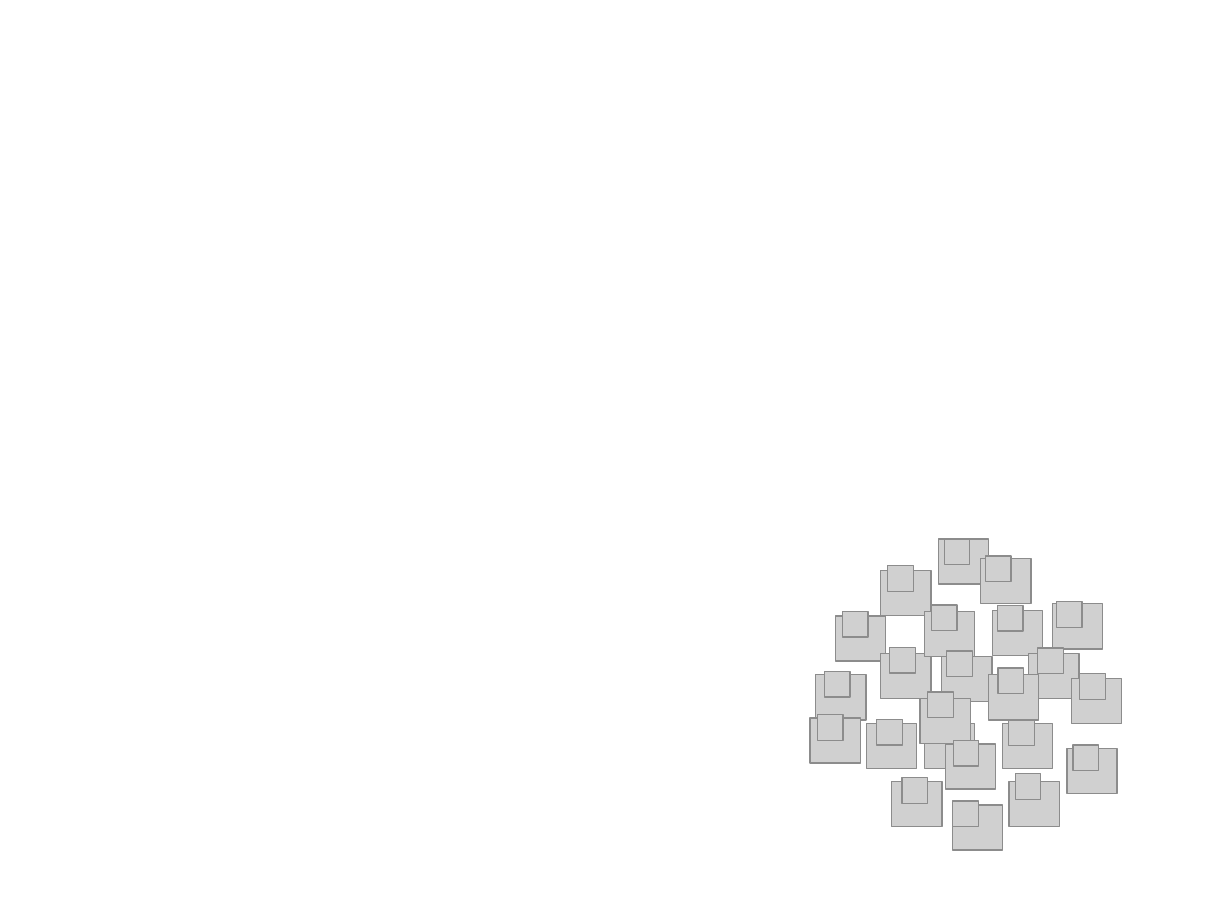
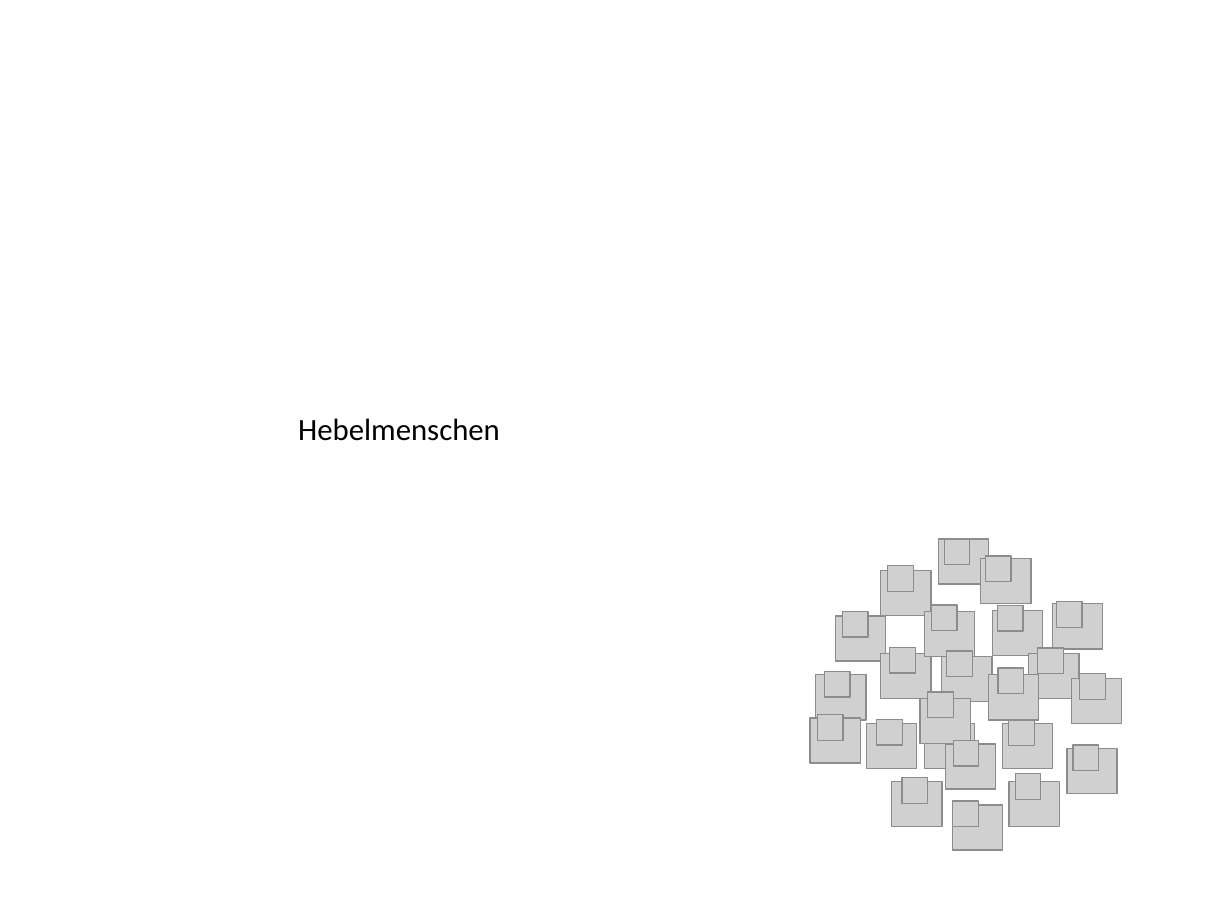
Before and after one commit to MoritzTheile/com.supeyou, a slide deck: slide 24 of com.supeyou.project/doc/SupeYou.pptx. Drawn at 1232x924 pixels with LibreOffice and Linux fonts; fonts in the diff are those of the drawing; grey boxes stand for pictures. Boxes give left, top, right and bottom in pixels: in the first picture for what was removed or moved away, otherwise in the second. Text is boxed around its words. In the diff, an @@ line names an element or a change of style, - is before the commit and + after.

```diff
--- a/com.supeyou.project/doc/SupeYou.pptx
+++ b/com.supeyou.project/doc/SupeYou.pptx
@@ text added at box(298, 418, 500, 441), 18 pt, text #000000 @@
+Hebelmenschen
```
Also in this commit, not shown: 7 other files.
